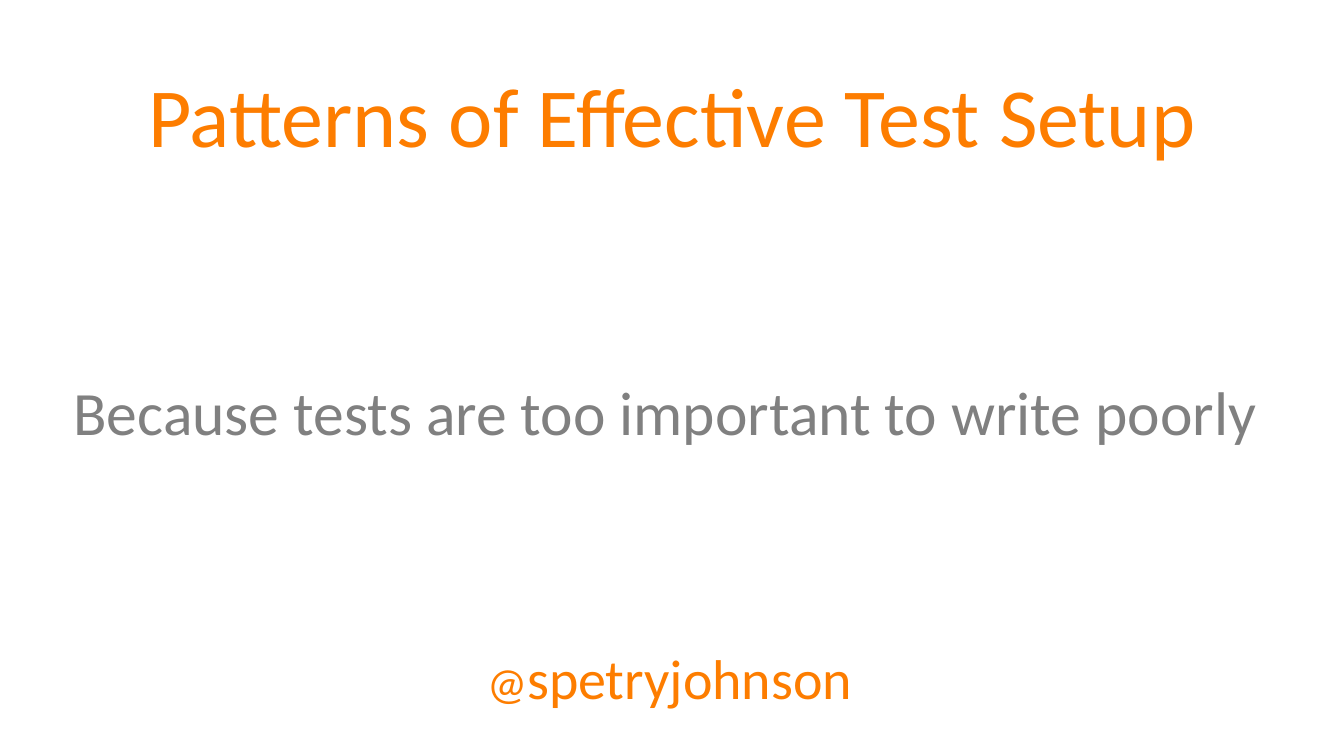
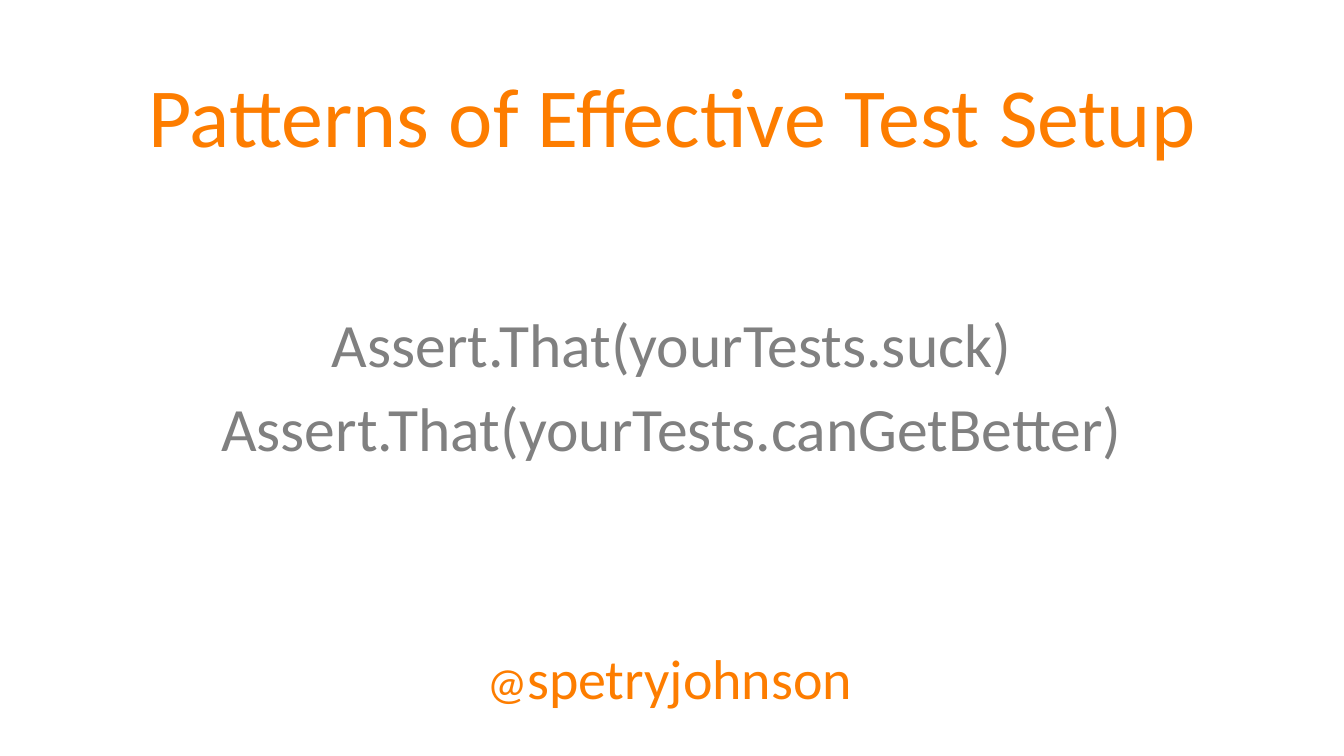
Before and after one commit to spetryjohnson/Talk-Patterns_of_Effective_Test_Setup, a slide deck: slide 1 of POETS - CodeMash 2017.pptx. Drawn at 1344x756 pixels with LibreOffice and Linux fonts; fonts in the diff are those of the drawing. Boxes give left, top, right and bottom in pixels: in the first picture for what was removed or moved away, otherwise in the second. Text is boxed around its words. In the diff, an @@ line names an element or a change of style, - is before the commit and + after.

```diff
--- a/POETS - CodeMash 2017.pptx
+++ b/POETS - CodeMash 2017.pptx
@@ text at [332,322,1011,377]: text changed @@
-Because tests are too important to write poorly
+Assert.That(yourTests.suck)
@@ text added at [221,406,1121,461], 44 pt, text #808080 @@
+Assert.That(yourTests.canGetBetter)
```
Also in this commit, not shown: 14 other slides changed, 12 slides added, 11 slides removed, 1 other file.
